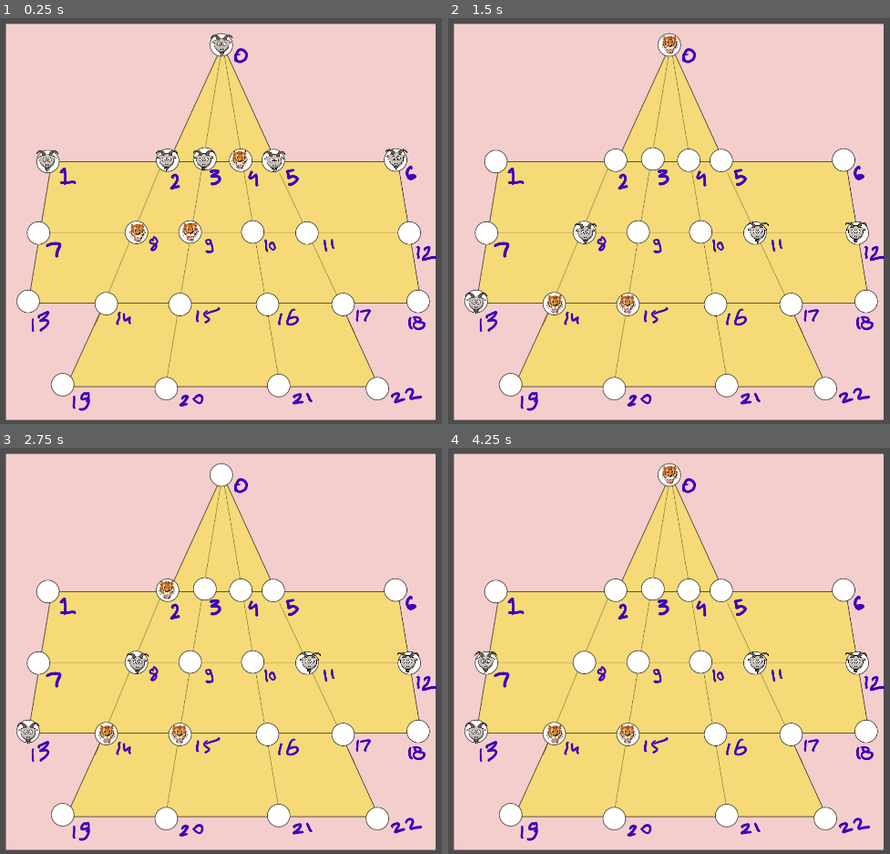
Above: before the commit, frames 1-4 (two rows, left to right).
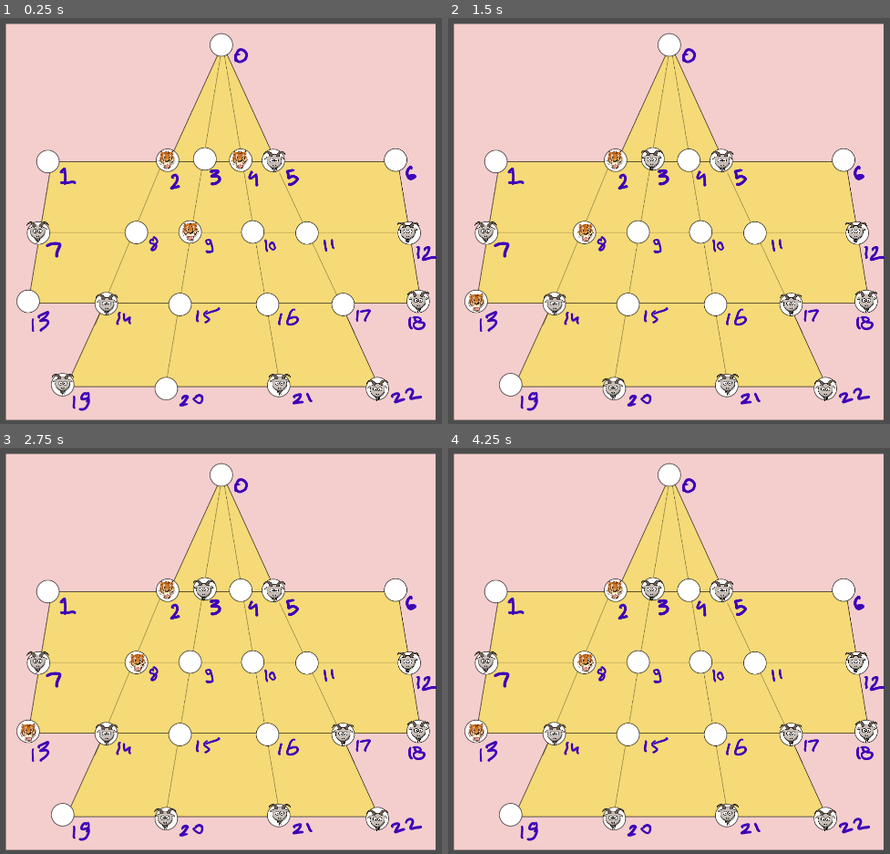
Above: after the commit, the same moments.

Repository: thesauravshukla/GOATedTigers
Game: Godot game, scene res://scenes/testbed.tscn
Two runs of this game, one before a commit and one after it. Both use one fixed random seed, a clock stepped at 60 frames per second and the inputs below.
Inputs:
- Up to frame 1 (0.25 s): no input
- Up to frame 2 (1.5 s): no input
- Up to frame 3 (2.75 s): no input
- Up to frame 4 (4.25 s): no input

The runs differ from the first frame. In frame 1, 1.8% of the frame differs, in the area x 5-98%, y 4-95%; in frame 2, 2.0%, in the area x 3-98%, y 4-95%; in frame 3, 1.8%; in frame 4, 1.9%.

Commit message:
mcts fixed

Diff:
--- a/scripts/mcts.gd
+++ b/scripts/mcts.gd
@@ -5,7 +5,8 @@
 extends Node
 
 #constants
-const max_moves: int = 50
+const max_moves: int = 100
+const EPSILON = 0.001
 #rewards
 const win: float = 1
 const loss: float = -1
@@ -67,58 +68,36 @@
 
 func MCTS_SIM(board_state: mcts_node,iteration_count: int) -> mcts_node:
 	var player_type = board_state.player_role
+
 	for iteration in iteration_count :
-		var leaf_node_finder = board_state
-
-		#checking if current node is a leaf node
-		if(board_state.children.is_empty()):
-
-			#checking if the n_i value for the current 0
-			if(board_state.n == 0):
-				#if yes then rollout on current node
-				leaf_node_finder = board_state
-			else:
-				#if no then do node expansion
-				node_expansion(board_state)
-
-				#rollout will be carried out on the first children of the current node
-				leaf_node_finder = board_state.children[0]
-
-		else:
-			#when current node is not a leaf node
-			while(not leaf_node_finder.children.is_empty()):
-
-				#finding the child node with maximum UCB1 value
-				var maxUCB1 = board_state.children[0].UCB1
-				var maxIndex = 0
-				for i in range(1,board_state.children.size()):
-					if(board_state.children[i].UCB1 > maxUCB1):
-						maxUCB1 = board_state.children[i].UCB1
-						maxIndex = i
-
-				#exploring the child node that maximizes the UCB1 value
-				leaf_node_finder = leaf_node_finder.children[maxIndex]
-
-			#performing node expansion when n_i of current node is not 0
-			if(leaf_node_finder.n != 0):
-				node_expansion(leaf_node_finder)
-
-				#rollout will be carried out on first children of current node
-				leaf_node_finder = leaf_node_finder.children[0]
+		var root = board_state
+		var leaf = null
+
+		var runner = root
+		while(not runner.children.is_empty()):
+			var f_max_ucb1 = func(acc: float, e: mcts_node) -> float: return max(acc,e.UCB1)
+			var max_ucb1 = runner.children.reduce(f_max_ucb1, -INF)
+			runner = runner.children.filter(func(x: mcts_node): return x.UCB1 > max_ucb1 - EPSILON).pick_random()
+
+		leaf = runner
+		if(not leaf.children.is_empty() or leaf.n > 1):
+			push_error("tree traversal ended at non-leaf/invalid node")
+		if(leaf.n == 1 and not is_game_terminated(leaf)):
+			node_expansion(leaf)
+			leaf = leaf.children.pick_random()
 
 		#backpropagation for storing reward values obtained from rollout
-		backpropagation(board_state,leaf_node_finder,rollout(leaf_node_finder,player_type))
+		backpropagation(board_state,leaf,rollout(leaf,player_type))
 
 	#looking for the next action that maximizes t_i
-	var max_t_val = board_state.children[0].t
-	var max_t_index = 0
-	for i in range(1,board_state.children.size()):
-		if(board_state.children[i].t > max_t_val):
-			max_t_val = board_state.children[i].t
-			max_t_index = i
-
+	var f_max_t = func(acc: float, ele: mcts_node) -> float: return max(acc,ele.t)
+	var max_t = board_state.children.reduce(f_max_t, -INF)
+	var next_board_state = board_state.children.filter(func(x: mcts_node): return x.t > max_t - EPSILON).pick_random()
+	if(next_board_state == null):
+		#game must be in a valid terminal state, inspect
+		breakpoint
 	#returning the next board state
-	return board_state.children[max_t_index]
+	return next_board_state
 
 func backpropagation(root_node: mcts_node, leaf_node: mcts_node, reward_value: float) -> void:
 	var curr_node = leaf_node
@@ -323,10 +302,6 @@
 	push_error("reward() called on non-terminal state")
 	return 0
 
-# Calculates UCB1 value
-func UCB1(board_state: mcts_node) -> float:
-	return (board_state.w)/(board_state.n) + 2*sqrt((log(board_state.parent.n)/board_state.n))
-
 #MCTS node declaration
 class mcts_node:
 	var game_state_array: Array[String]  = []#indices:0-22(game state), 23(dead goat count), 24(number of moves)
@@ -336,5 +311,9 @@
 	var move_count: int
 	var parent: mcts_node
 	var children: Array [mcts_node]
-	var UCB1: float
+	var UCB1: float:
+		get:
+			return t/n + 2*sqrt(log(parent.n if parent else 0) / n)
+		set(v):
+			UCB1 = v
 	var player_role: String
--- a/scripts/testbed_ctrl.gd
+++ b/scripts/testbed_ctrl.gd
@@ -26,7 +26,7 @@
 	pass
 
 func _process(_delta):
-	board_state = bot.MCTS_SIM(board_state,10)
+	board_state = bot.MCTS_SIM(board_state,1000)
 	show_game_state(board_state.game_state_array)
 
 
